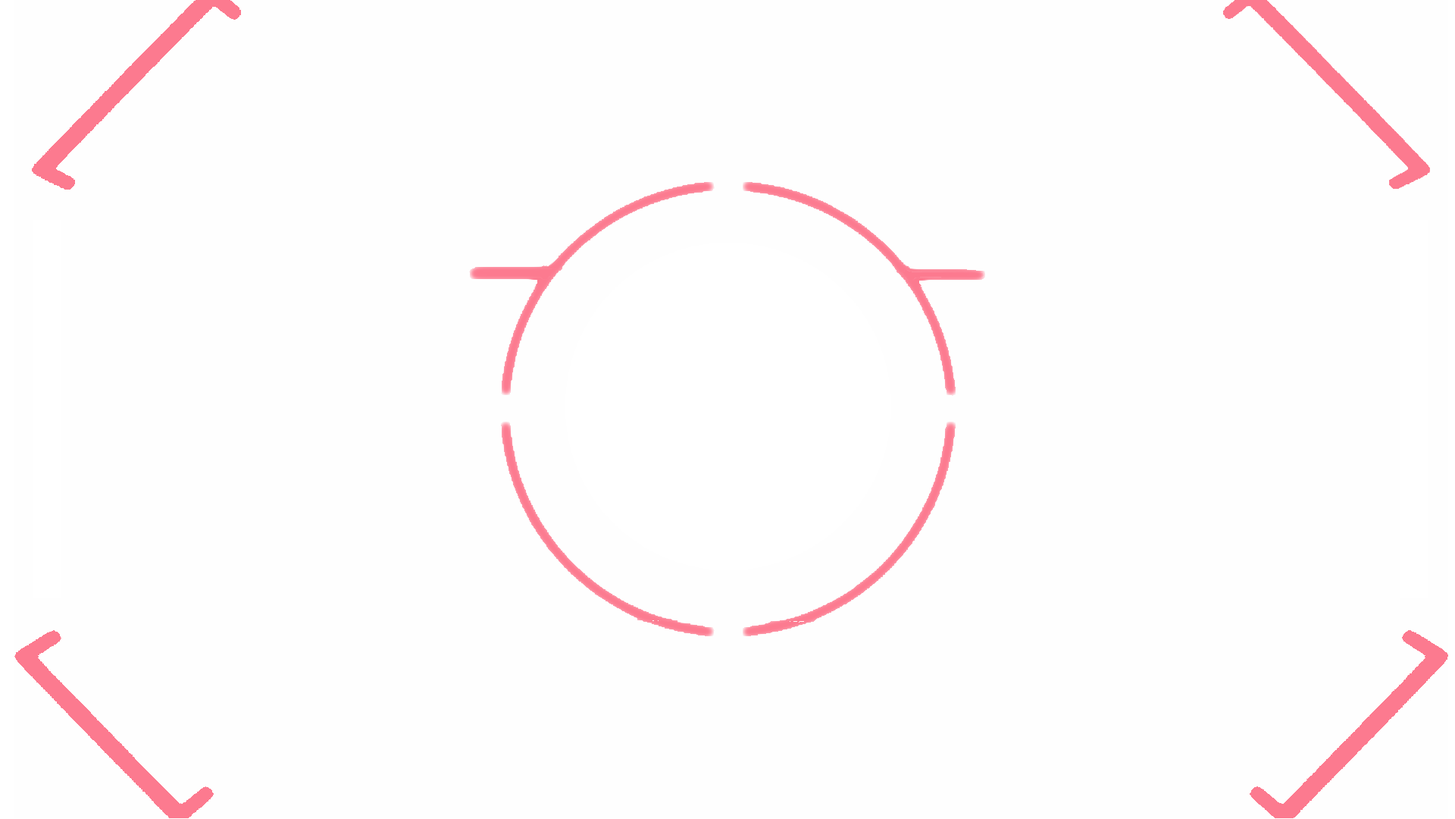
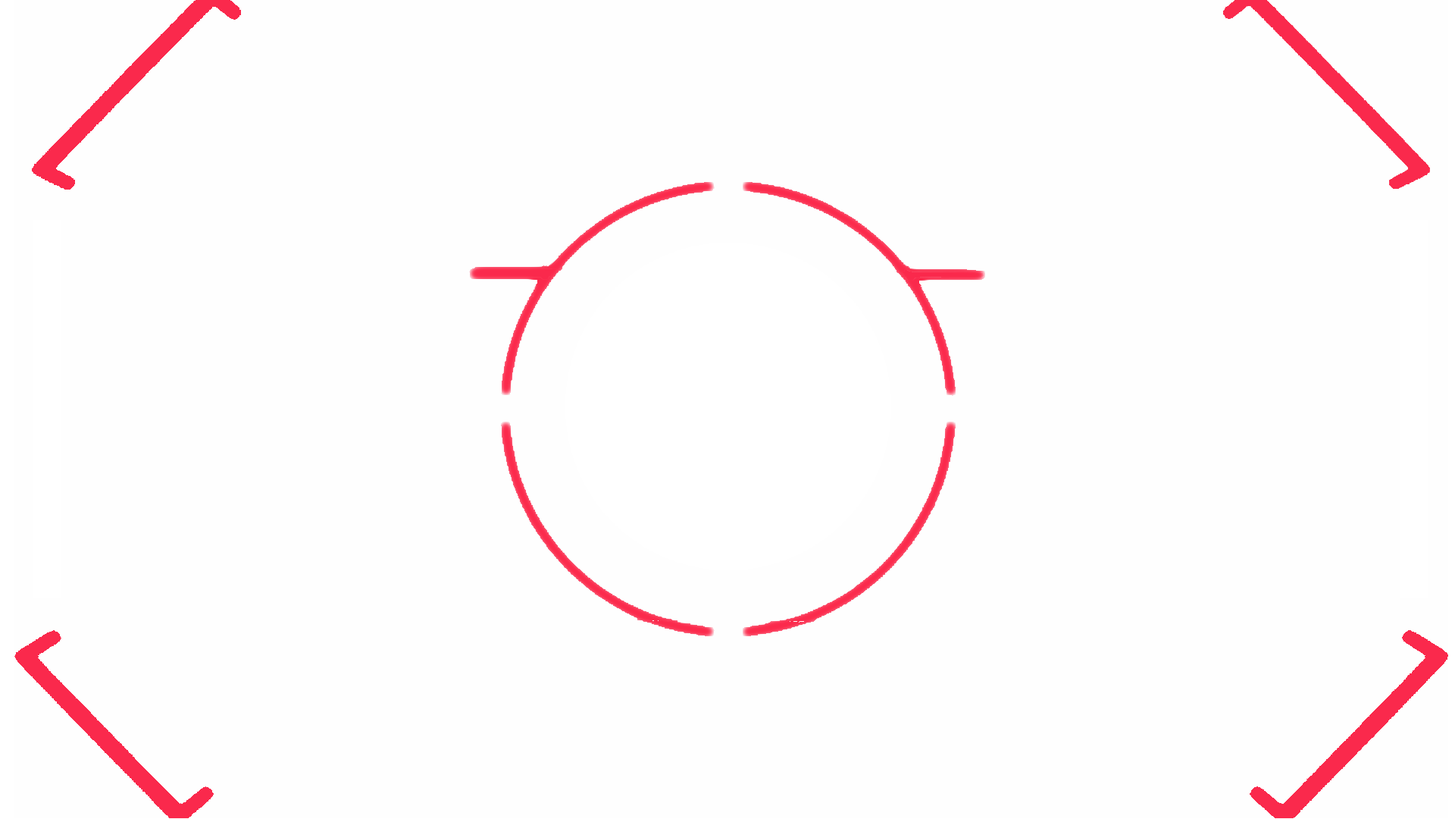
The second 1455 x 819 image is a revision of the first. Changes to its layers:
"Layer 8": opacity 56% → 90% over [14, 0, 1449, 818]
